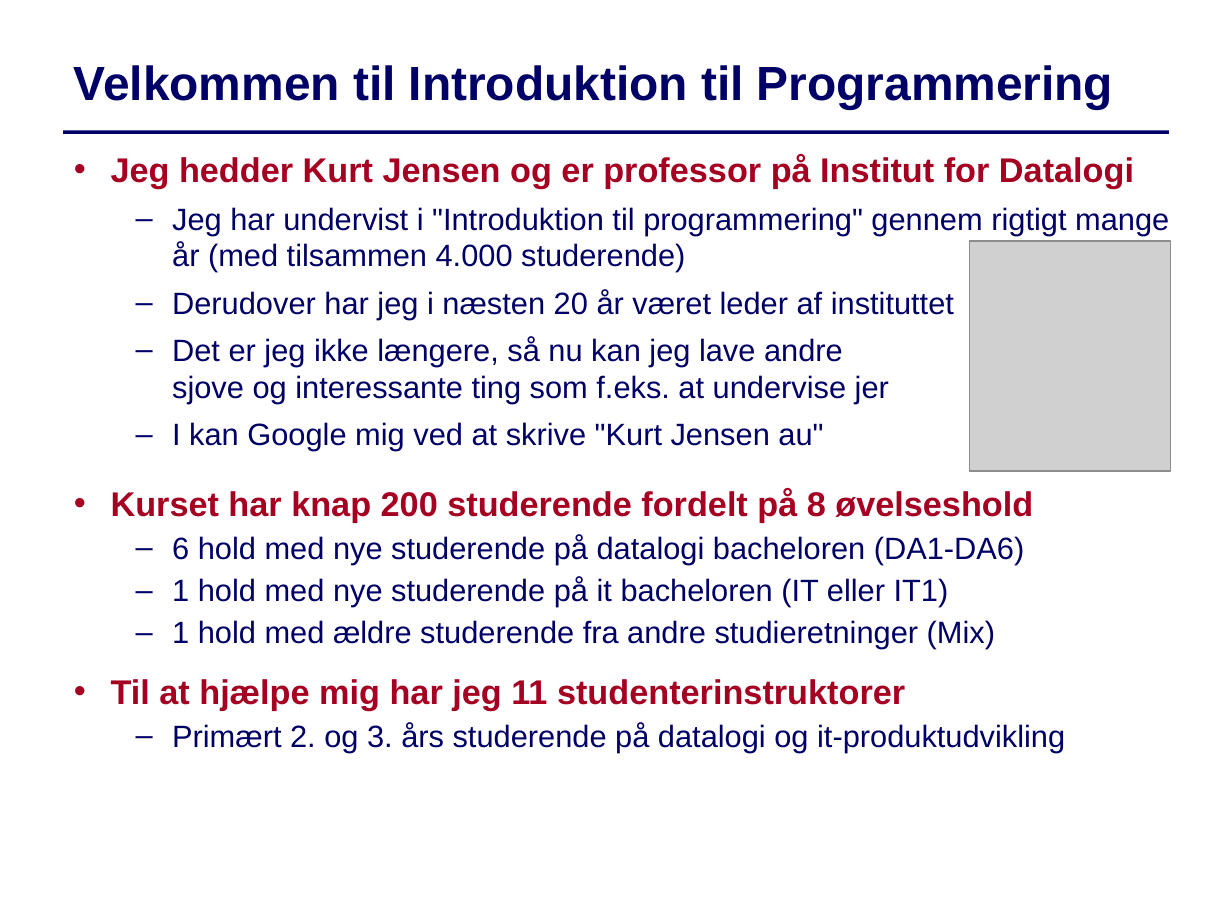
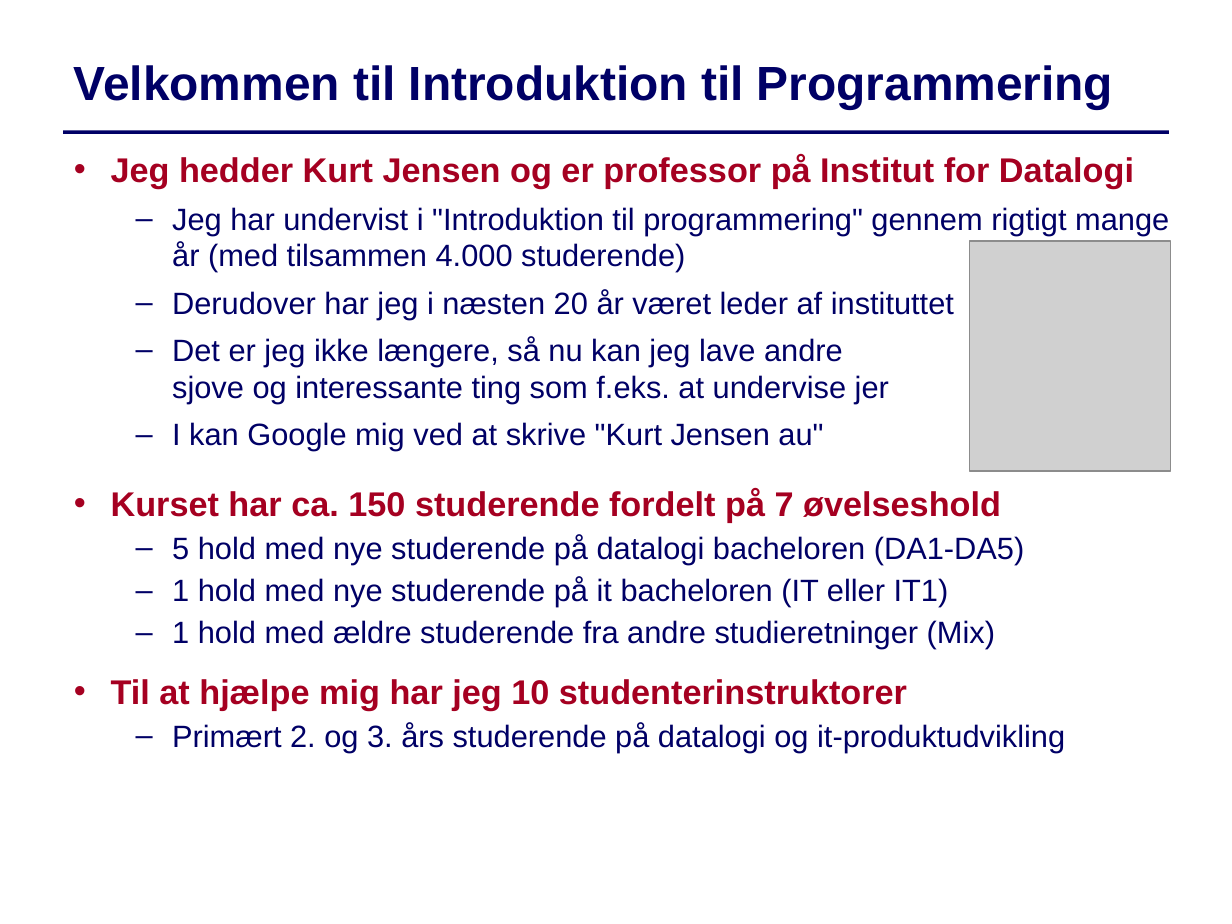
Before and after one commit to IntProgAU/Materiale, a slide deck: slide 1 of web/e25/uge_1a/Slides-Uge1-Mandag.pptx. Drawn at 1232x924 pixels with LibreOffice and Linux fonts; fonts in the diff are those of the drawing; grey boxes stand for pictures. Boxes give left, top, right and bottom in pixels: in the first picture for what was removed or moved away, otherwise in the second. Text is boxed around its words. In the diff, an @@ line names an element or a change of style, - is before the commit and + after.

```diff
--- a/web/e25/uge_1a/Slides-Uge1-Mandag.pptx
+++ b/web/e25/uge_1a/Slides-Uge1-Mandag.pptx
@@ text at box(111, 489, 1024, 565): text changed @@
-  • Kurset har knap 200 studerende fordelt på 8 øvelseshold
-  – 6 hold med nye studerende på datalogi bacheloren (DA1-DA6)
+  • Kurset har ca. 150 studerende fordelt på 7 øvelseshold
+  – 5 hold med nye studerende på datalogi bacheloren (DA1-DA5)
@@ text at box(111, 679, 907, 711): text changed @@
-• Til at hjælpe mig har jeg 11 studenterinstruktorer
+• Til at hjælpe mig har jeg 10 studenterinstruktorer
```
Also in this commit, not shown: 5 other slides changed.
